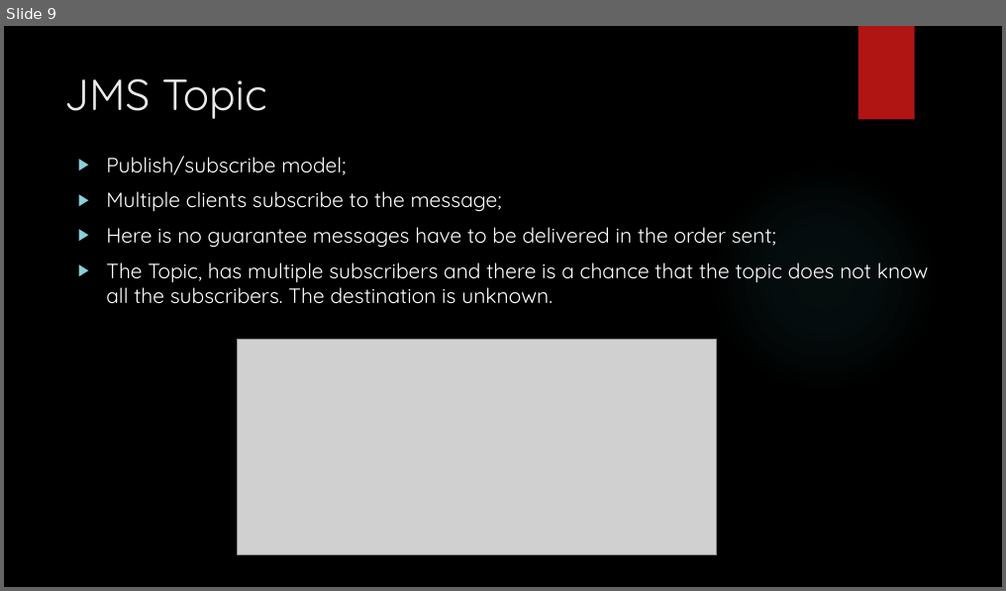
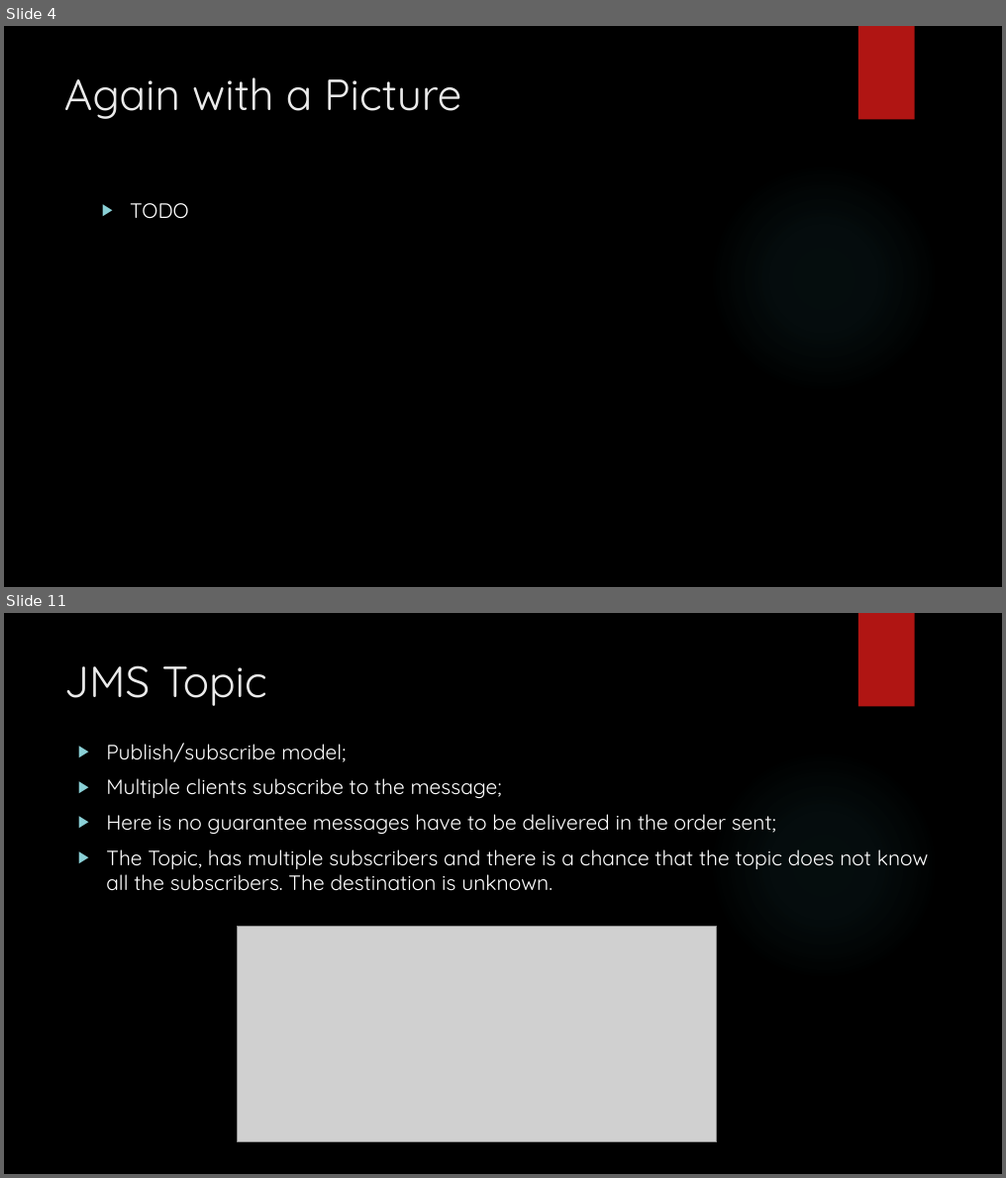
Before and after one commit to ivorusev/jms-tutorial-resources, a slide deck: jms-basics-day-one.pptx. Shown one above the other, each under a label of ours: slide 9 before the commit, slides 4 and 11 after it; the slides between them are not shown. The pictures are 1006x591 and 1006x1178 pixels, drawn with LibreOffice and Linux fonts; fonts in the diff are those of the drawing; grey boxes stand for pictures; background and template pictures are left out. Boxes give left, top, right and bottom in pixels: in the first picture for what was removed or moved away, otherwise in the second. Text is boxed around its words. In the diff, an @@ line names an element or a change of style, - is before the commit and + after.

```diff
--- a/jms-basics-day-one.pptx
+++ b/jms-basics-day-one.pptx
@@ slide 4 added at (x1=4, y1=26, x2=1002, y2=587), background picture (left out); not listed: 2 template elements that a slide beside it also shows @@
@@ title added at (x1=64, y1=77, x2=461, y2=119), 42 pt, text #EBEBEB @@
+Again with a Picture
@@ text added at (x1=130, y1=203, x2=189, y2=219), 20 pt, text #FFFFFF @@
+▶ TODO
@@ what was slide 9 is now slide 11 @@
```
Also in this commit, not shown: 12 slides changed, 6 other slides added, 1 slide removed, 2 other files.
